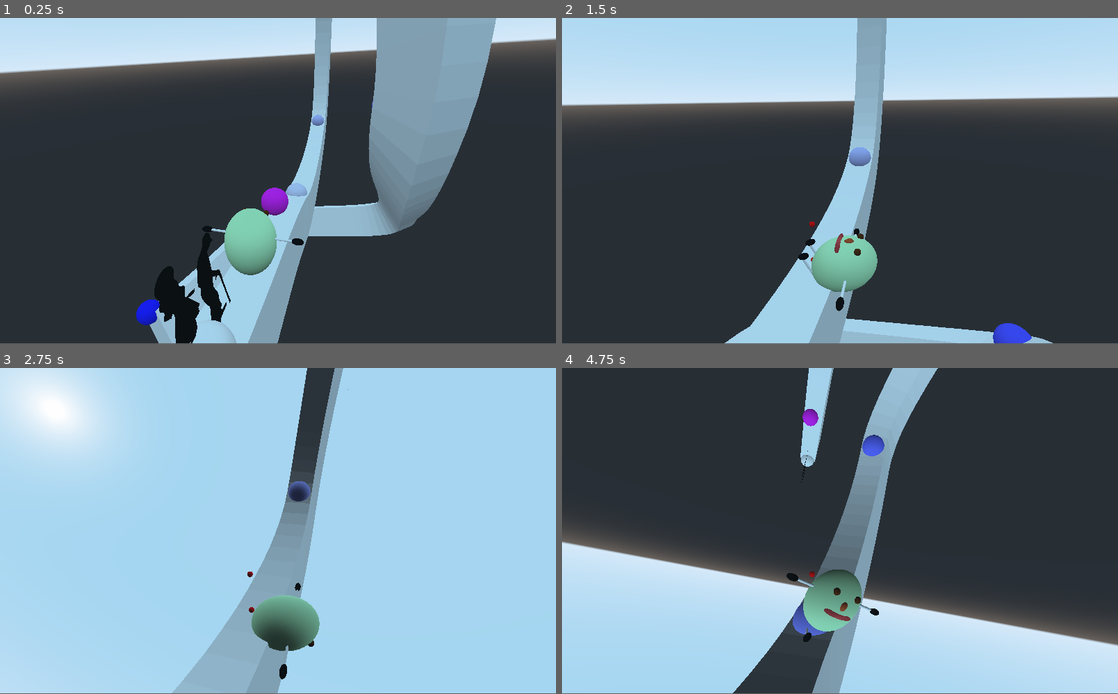
Above: before the commit, frames 1-4 (two rows, left to right).
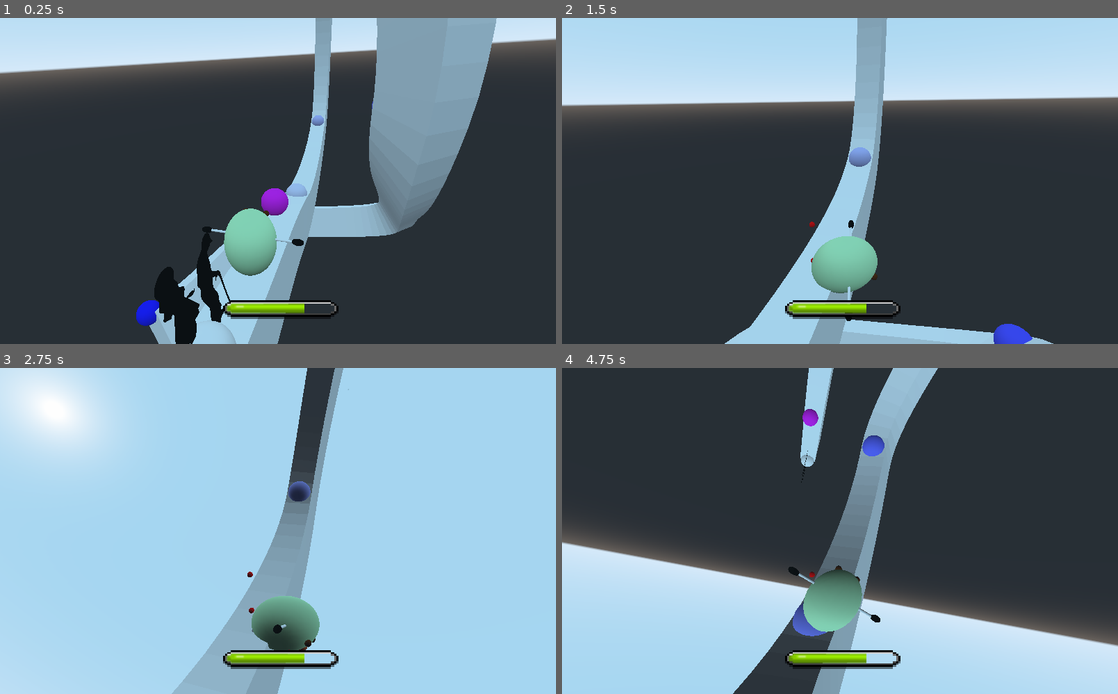
Above: after the commit, the same moments.

Repository: kevinms/godot-wild-jam-28
Game: Godot game, scene res://World.tscn
Same seed, same stepped clock (60 frames per second), same inputs: the game is played once before the commit and once after it.
Inputs:
- Up to frame 1 (0.25 s): no input
- Up to frame 2 (1.5 s): hold Right (ui_right) 0.53-1.28 s; hold Left (ui_left) from 1.28 s (still down)
- Up to frame 3 (2.75 s): release Left (ui_left) at 2.03 s; hold Right (ui_right) from 2.03 s (still down)
- Up to frame 4 (4.75 s): release Right (ui_right) at 3.53 s; hold Left (ui_left) from 3.53 s (still down)
In our replay, the window is 800x468 before the commit and 800x469 after it. These sizes can differ from the game's own. Grey fills any space a smaller window leaves; there, only what the larger window draws over its background counts as a difference.

The runs differ from the first frame. In frame 1, 1.4% of the frame differs, in the area x 24-90%, y 0-100%; in frame 2, 1.7%; in frame 3, 1.3%; in frame 4, 2.0%, in the area x 0-100%, y 0-100%.

Commit message:
Fixed spin direction and tied spin speed to music speed.

Diff:
--- a/Egg.gd
+++ b/Egg.gd
@@ -4,13 +4,13 @@
 var gravity = 2.0
 var velocity: Vector3
 
-var spin_speed = 0.2
+var spin_max_speed = 0.2
 var lean_speed = 2.0
-var fall_angle = PI/4
+var fall_angle = PI/2.4
 
 var prev_pos: Vector3
 var lean_angle: float
-var spin_angle: float
+var spin_speed: float
 
 func _ready():
 	prev_pos = global_transform.origin
@@ -38,18 +38,16 @@
 	if dir != 0:
 		lean_angle += dir * lean_speed * delta
 
+		var weight = min(abs(lean_angle) / fall_angle, 1.0)
+		spin_speed = lerp(0.0, spin_max_speed, weight)
+		Util.music_speed_scale = lerp(1.0, 2.0, spin_speed / spin_max_speed)
+
 	$Body.rotation = Vector3.ZERO
 	$Body.rotate_object_local($Body.transform.basis.z, lean_angle)
 
 	# Apply spin
-	var spin_threshold = fall_angle * 0.5
-	if abs(lean_angle) > spin_threshold:
-		var weight = (abs(lean_angle) - spin_threshold) /  (fall_angle - spin_threshold)
-		spin_angle += lerp(0.0, spin_speed, min(weight, 1.0))
-		$Body/DancePivot.rotation = Vector3.ZERO
-		$Body/DancePivot.rotate_object_local($Body/DancePivot.transform.basis.y, spin_angle)
-	else:
-		spin_angle = 0.0
+	#TODO: wire up the spin speed to music speed
+	$Body/DancePivot.rotate_object_local($Body/DancePivot.transform.basis.y, sign(lean_angle) * spin_speed)
 
 	if abs(lean_angle) > fall_angle:
 		print("YOU LOSE")
--- /dev/null
+++ b/Music.gd
@@ -0,0 +1,30 @@
+extends Spatial
+
+onready var streams = [$Layer1, $Layer2, $Layer3, $Layer4, $Layer5]
+
+var next_toggle: float
+
+func _ready():
+	randomize()
+
+	var stream: AudioStreamPlayer = streams[rand_range(0, len(streams))]
+	stream.volume_db = 0.0
+
+func _process(delta):
+	next_toggle -= delta * Util.music_speed_scale
+
+	for s in streams:
+		s.pitch_scale = Util.music_speed_scale
+
+	#music_speed_scale += 0.01
+
+	if next_toggle <= 0:
+		var stream: AudioStreamPlayer = streams[rand_range(0, len(streams))]
+
+		if stream.volume_db < 0.0:
+			stream.volume_db = 0.0
+		else:
+			stream.volume_db = -80.0
+
+		next_toggle = rand_range(1.0, 5.0)
+		#next_toggle = rand_range(24.0, 24.0*4)
--- /dev/null
+++ b/Music.tscn
@@ -0,0 +1,36 @@
+[gd_scene load_steps=7 format=2]
+
+[ext_resource path="res://music/test track/Track_4.ogg" type="AudioStream" id=1]
+[ext_resource path="res://music/test track/Track_3.ogg" type="AudioStream" id=2]
+[ext_resource path="res://music/test track/Track_1.ogg" type="AudioStream" id=3]
+[ext_resource path="res://music/test track/Track_2.ogg" type="AudioStream" id=4]
+[ext_resource path="res://music/test track/Track_5.ogg" type="AudioStream" id=5]
+[ext_resource path="res://Music.gd" type="Script" id=6]
+
+[node name="Music" type="Spatial"]
+script = ExtResource( 6 )
+
+[node name="Layer1" type="AudioStreamPlayer" parent="."]
+stream = ExtResource( 3 )
+volume_db = -80.0
+autoplay = true
+
+[node name="Layer2" type="AudioStreamPlayer" parent="."]
+stream = ExtResource( 4 )
+volume_db = -80.0
+autoplay = true
+
+[node name="Layer3" type="AudioStreamPlayer" parent="."]
+stream = ExtResource( 2 )
+volume_db = -80.0
+autoplay = true
+
+[node name="Layer4" type="AudioStreamPlayer" parent="."]
+stream = ExtResource( 1 )
+volume_db = -80.0
+autoplay = true
+
+[node name="Layer5" type="AudioStreamPlayer" parent="."]
+stream = ExtResource( 5 )
+volume_db = -80.0
+autoplay = true
--- a/Util.gd
+++ b/Util.gd
@@ -35,3 +35,5 @@
 		i += 1
 
 	return curve
+
+var music_speed_scale: float = 1.0
--- a/World.tscn
+++ b/World.tscn
@@ -1,8 +1,11 @@
-[gd_scene load_steps=6 format=2]
+[gd_scene load_steps=9 format=2]
 
+[ext_resource path="res://Music.tscn" type="PackedScene" id=1]
 [ext_resource path="res://Egg.tscn" type="PackedScene" id=2]
 [ext_resource path="res://World.gd" type="Script" id=3]
+[ext_resource path="res://ui/balance_meter_bg.png" type="Texture" id=4]
 [ext_resource path="res://levels/loop.tscn" type="PackedScene" id=5]
+[ext_resource path="res://ui/balance_meter_fg.png" type="Texture" id=6]
 
 [sub_resource type="SphereMesh" id=1]
 
@@ -26,4 +29,21 @@
 
 [node name="loop" parent="." instance=ExtResource( 5 )]
 
-[node name="AudioStreamPlayer" type="AudioStreamPlayer" parent="."]
+[node name="HUD" type="Position2D" parent="."]
+
+[node name="BalanceMeter" type="Node2D" parent="HUD"]
+
+[node name="TextureProgress" type="TextureProgress" parent="HUD/BalanceMeter"]
+margin_left = 408.0
+margin_top = 509.0
+margin_right = 448.0
+margin_bottom = 549.0
+rect_scale = Vector2( 3.40896, 3.40896 )
+value = 70.0
+texture_under = ExtResource( 4 )
+texture_progress = ExtResource( 6 )
+__meta__ = {
+"_edit_use_anchors_": false
+}
+
+[node name="Music" parent="." instance=ExtResource( 1 )]
--- /dev/null
+++ b/default_bus_layout.tres
@@ -0,0 +1,3 @@
+[gd_resource type="AudioBusLayout" format=2]
+
+[resource]
--- a/project.godot
+++ b/project.godot
@@ -24,11 +24,29 @@
 Util="*res://Util.gd"
 DebugDraw="*res://DebugDraw.gd"
 
+[display]
+
+window/stretch/mode="2d"
+
 [importer_defaults]
 
 csv={
 
 }
+wav={
+"compress/mode": 0,
+"edit/loop": true,
+"edit/normalize": false,
+"edit/trim": false,
+"force/8_bit": false,
+"force/max_rate": false,
+"force/max_rate_hz": 44100,
+"force/mono": false
+}
+ogg_vorbis={
+"loop": true,
+"loop_offset": 0
+}
 
 [rendering]
 
Not shown, added: music/test track/Track_1.ogg.import
Not shown, added: music/test track/Track_2.ogg.import
Not shown, added: music/test track/Track_3.ogg.import
Not shown, added: music/test track/Track_4.ogg.import
Not shown, added: music/test track/Track_5.ogg.import
Binary file added: ui/balance_meter_bg.png
Not shown, added: ui/balance_meter_bg.png.import
Binary file added: ui/balance_meter_fg.png
Not shown, added: ui/balance_meter_fg.png.import
Not shown, added: music/test track/Track_1.ogg
Not shown, added: music/test track/Track_2.ogg
Not shown, added: music/test track/Track_3.ogg
(and 4 more such lines)
